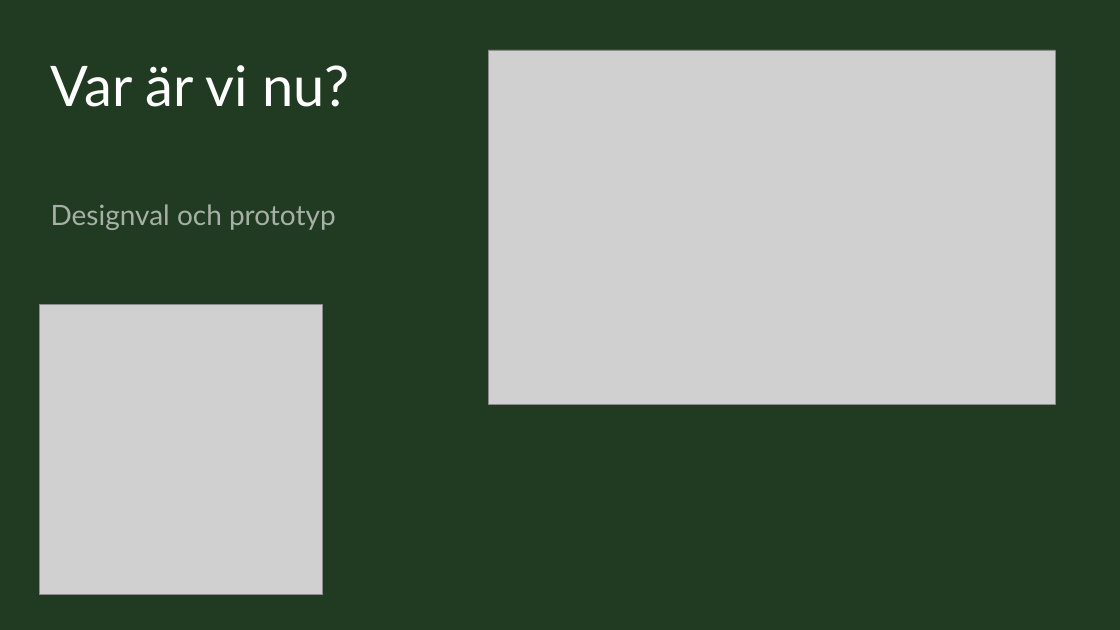
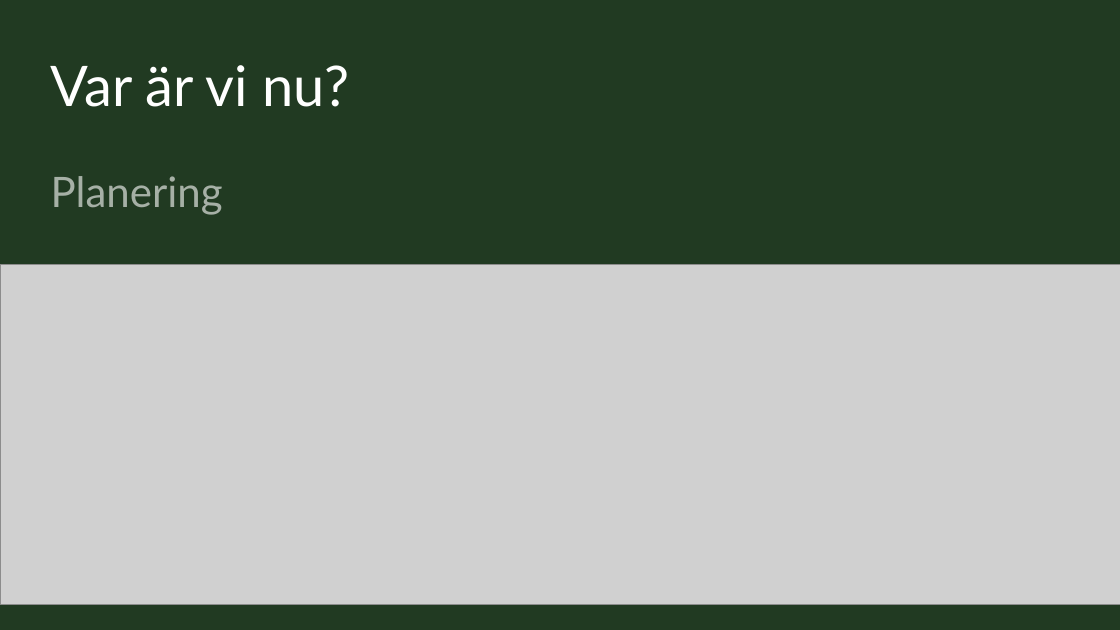
Before and after one commit to Sjofil/HASAB-IDA3, a slide deck: slide 2 of Delredovisning/Sustainable Forms presentation.pptx. Drawn at 1120x630 pixels with LibreOffice and Linux fonts; fonts in the diff are those of the drawing; grey boxes stand for pictures. Boxes give left, top, right and bottom in pixels: in the first picture for what was removed or moved away, otherwise in the second. Text is boxed around its words. In the diff, an @@ line names an element or a change of style, - is before the commit and + after.

```diff
--- a/Delredovisning/Sustainable Forms presentation.pptx
+++ b/Delredovisning/Sustainable Forms presentation.pptx
@@ picture removed at (x1=488, y1=50, x2=1055, y2=405) @@
@@ text added at (x1=51, y1=176, x2=223, y2=215), 36 pt, text #FFFFFF at 60% opacity @@
+Planering
@@ text removed at (x1=51, y1=204, x2=336, y2=230) @@
-Designval och prototyp
@@ picture added at (x1=0, y1=264, x2=1120, y2=604) @@
@@ picture removed at (x1=39, y1=305, x2=323, y2=596) @@
@@ freeform shape removed at (x1=33, y1=489, x2=127, y2=583) @@
```
Also in this commit, not shown: 1 other slide changed, 6 slides added.
